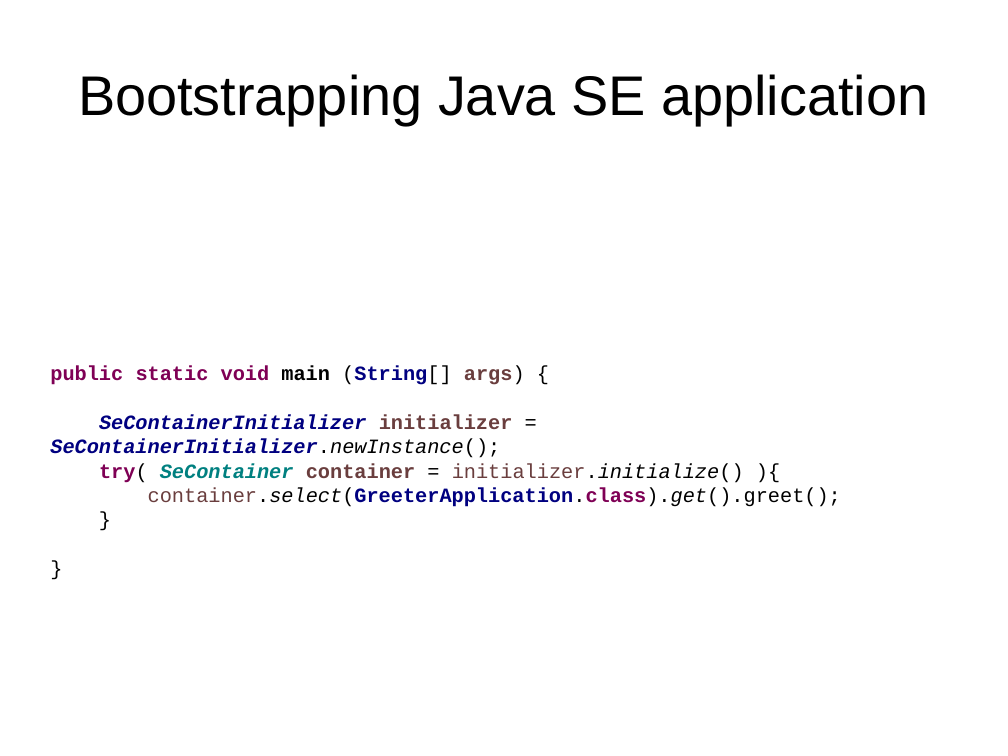
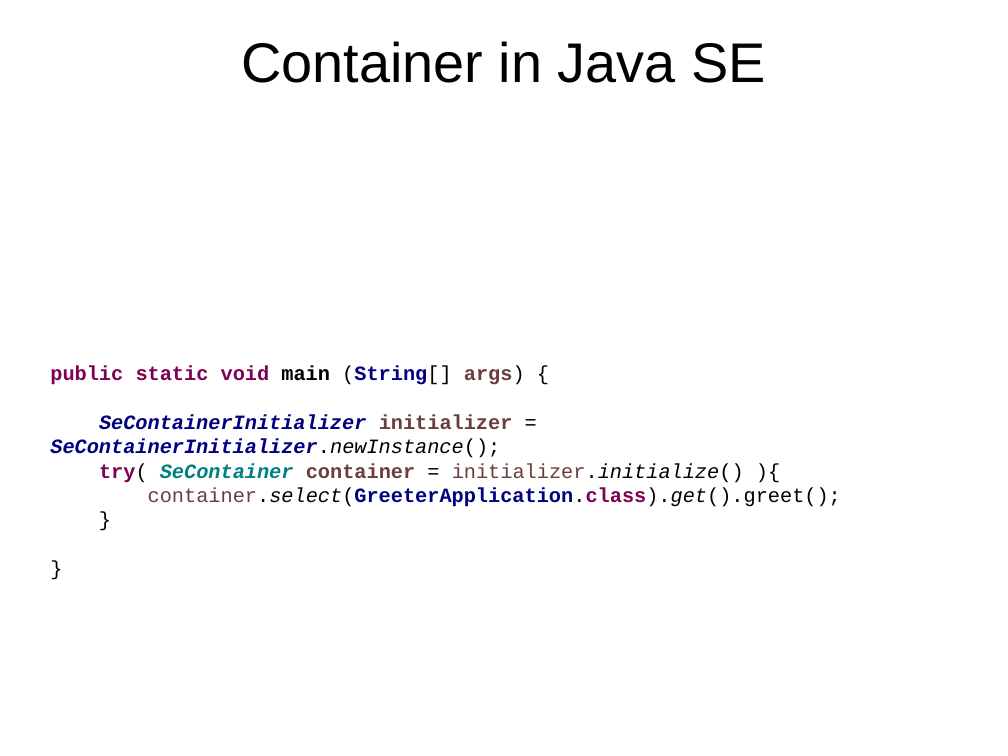
Before and after one commit to FrigoCoder/CDI, a slide deck: slide 17 of CDI.odp (slide 16 before the commit). Drawn at 1008x756 pixels with LibreOffice and Linux fonts; fonts in the diff are those of the drawing. Boxes give left, top, right and bottom in pixels: in the first picture for what was removed or moved away, otherwise in the second. Text is boxed around its words. In the diff, an @@ line names an element or a change of style, - is before the commit and + after.

Commit message:
Progress

```diff
--- a/CDI.odp
+++ b/CDI.odp
@@ title at box(241, 41, 765, 83): text changed @@
-Bootstrapping Java SE application
+Container in Java SE
```
Also in this commit, not shown: 1 other slide changed, 3 slides added.
